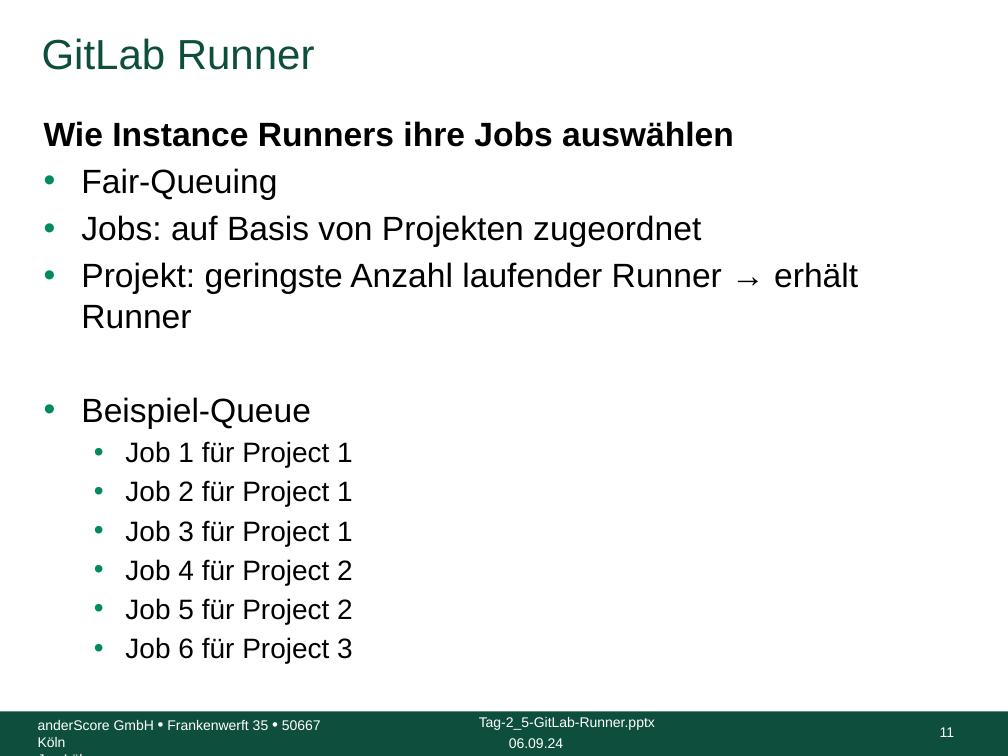
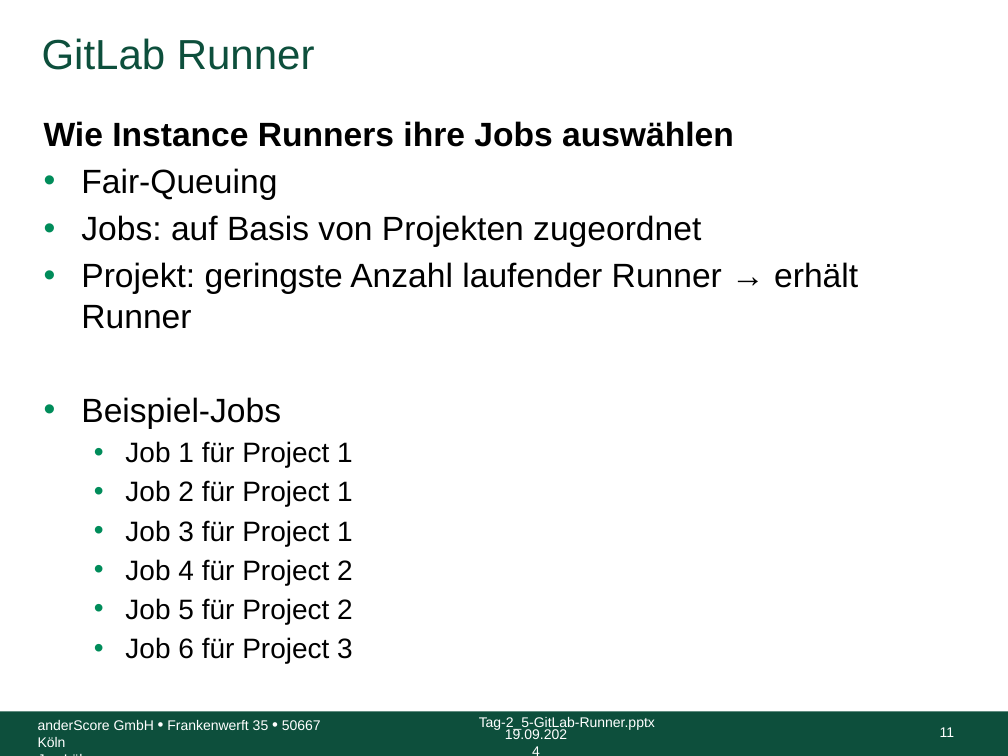
Before and after one commit to anderscore-gmbh/gitlab, a slide deck: slide 11 of slides/Tag-2_5-GitLab-Runner.pptx. Drawn at 1008x756 pixels with LibreOffice and Linux fonts; fonts in the diff are those of the drawing; background and template pictures are left out. Boxes give left, top, right and bottom in pixels: in the first picture for what was removed or moved away, otherwise in the second. Text is boxed around its words. In the diff, an @@ line names an element or a change of style, - is before the commit and + after.

```diff
--- a/slides/Tag-2_5-GitLab-Runner.pptx
+++ b/slides/Tag-2_5-GitLab-Runner.pptx
@@ text at <box>81,397,281,429</box>: text changed @@
-• Beispiel-Queue
+• Beispiel-Jobs
@@ text at <box>505,729,567,739</box>: text changed @@
-06.09.24
+19.09.2024
```
Also in this commit, not shown: 99 other slides changed, 10 other files.
